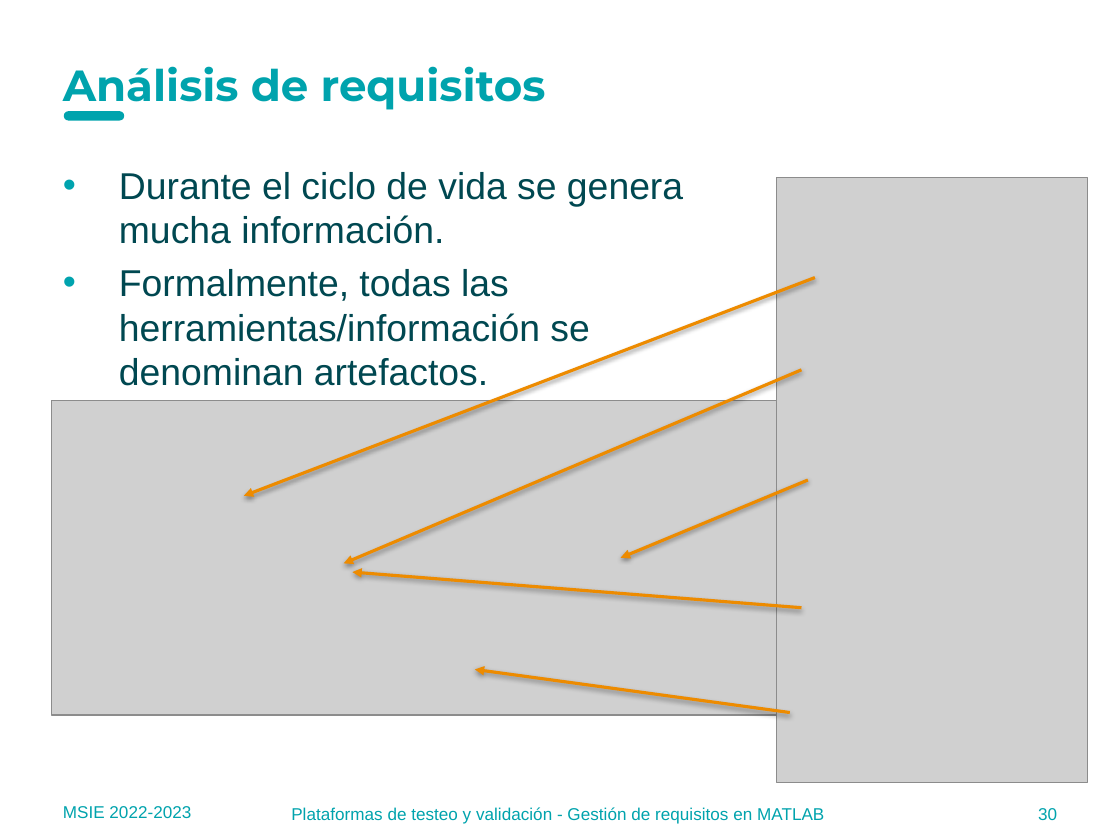
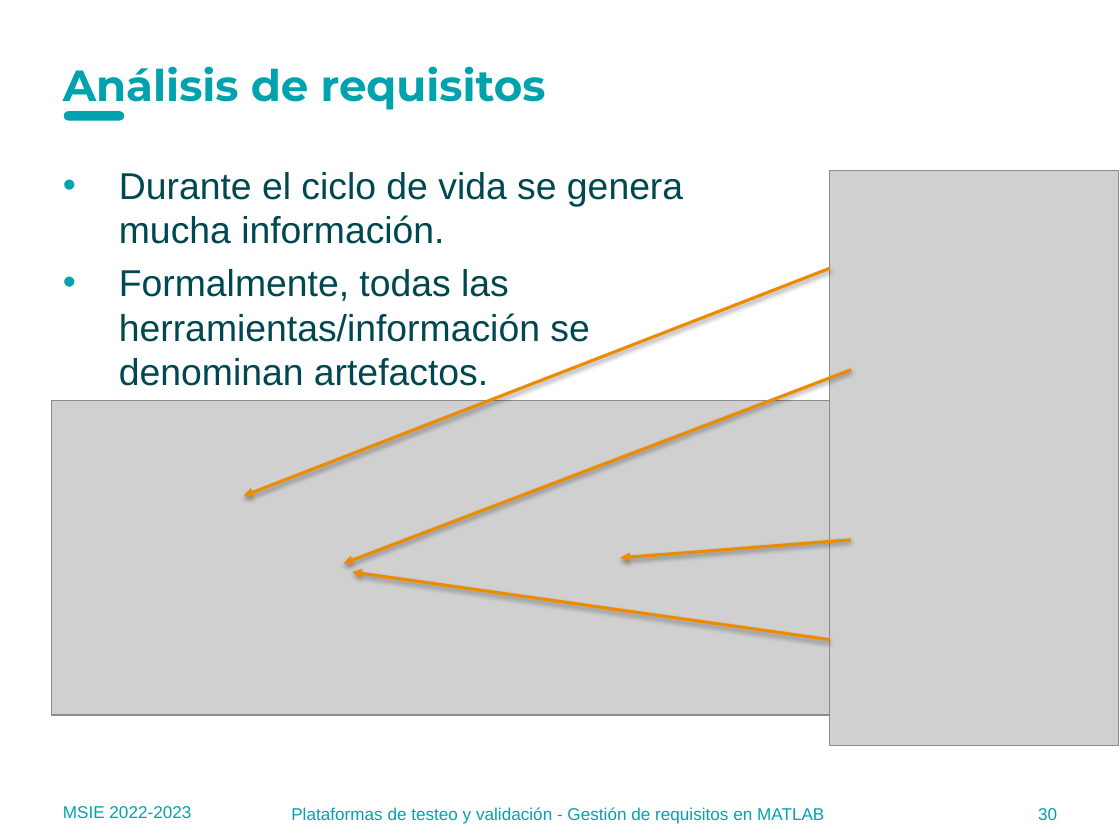
Before and after one commit to MU-MATHWORKS/MODEL-BASED-LIFE-CYCLE-WITH-MATLAB-SIMULINK, a slide deck: slide 30 of 2_PHASE3_Requirements/docs/2.2 Requirements management in MATLAB_ES.pptx. Drawn at 1120x840 pixels with LibreOffice and Linux fonts; fonts in the diff are those of the drawing; grey boxes stand for pictures; background and template pictures are left out. Boxes give left, top, right and bottom in pixels: in the first picture for what was removed or moved away, otherwise in the second. Text is boxed around its words. In the diff, an @@ line names an element or a change of style, - is before the commit and + after.

```diff
--- a/2_PHASE3_Requirements/docs/2.2 Requirements management in MATLAB_ES.pptx
+++ b/2_PHASE3_Requirements/docs/2.2 Requirements management in MATLAB_ES.pptx
@@ picture: place and size @@
-picture at [776, 178, 1088, 783]
+picture at [830, 170, 1119, 746]
@@ arrow moved from (815, 278) - (244, 496) to (830, 269) - (244, 496) @@
@@ arrow moved from (802, 370) - (344, 563) to (851, 370) - (344, 563) @@
@@ arrow moved from (808, 480) - (620, 558) to (851, 540) - (620, 558) @@
@@ arrow moved from (802, 608) - (353, 572) to (830, 640) - (353, 572) @@
@@ arrow removed from (790, 712) to (475, 670) @@
```
Also in this commit, not shown: 8 other slides changed, 24 other files.
